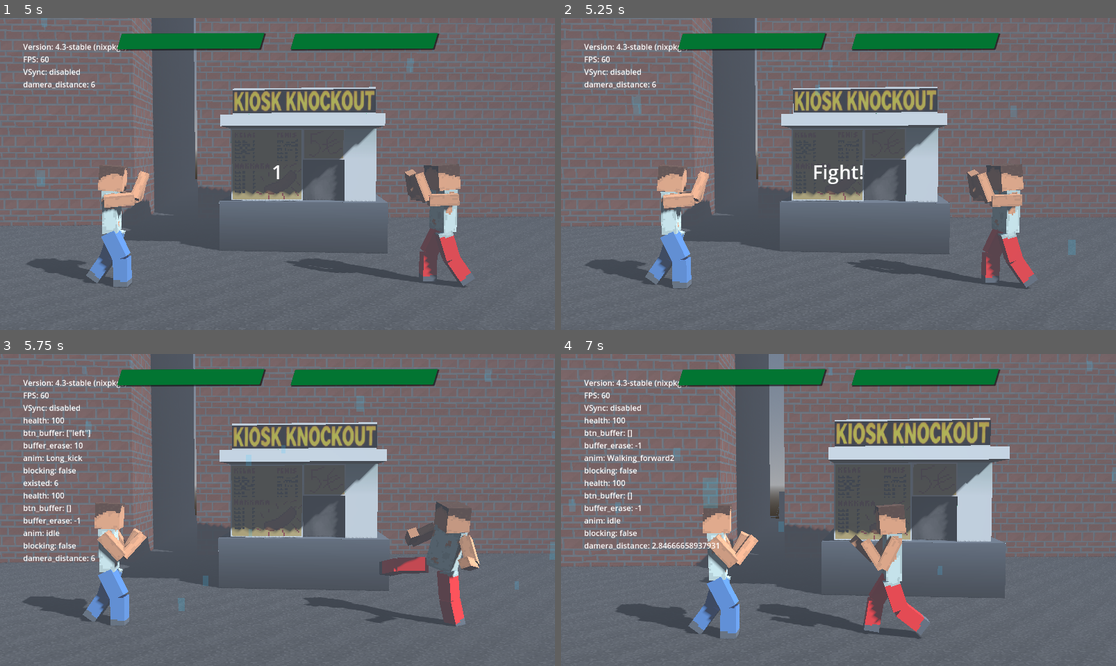
Above: before the commit, frames 1-4 (two rows, left to right).
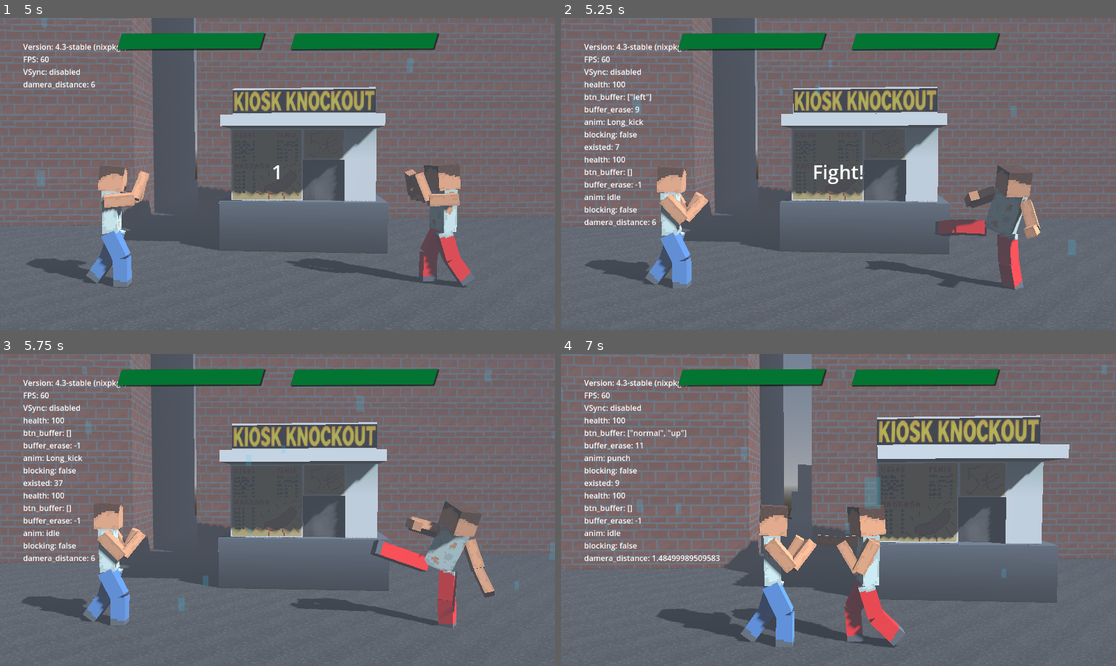
Above: after the commit, the same moments.

Repository: miklaskarjalainen/KioskKnockout
Game: Godot game, scene res://src/scenes/TitleScreen.tscn
The game is run twice, just before and just after one commit, with the same random seed, the same clock (stepped at 60 frames per second) and the same inputs.
Inputs (mouse positions are in pixels of both pictures, inside the frame that each line leads up to):
- Up to frame 1 (5 s): click "Play" at 0.5 s; tap Enter at 1.25 s; move the mouse to (399, 158) at 1.27 s; hold Up (ui_up) 1.28-2 s; click (399, 158) at 1.42 s; click "Play" at 2 s; drag from (166, 189) to (249, 236) at 2.77 s; move the mouse to (333, 105) at 3.52 s; hold Up (ui_up) 3.53-4.25 s; drag from (249, 236) to (111, 127) at 4.27 s
- Up to frame 2 (5.25 s): move the mouse to (1005, 220) at 5.02 s; hold Down (ui_down) from 5.03 s (still down)
- Up to frame 3 (5.75 s): keep holding Down (ui_down)
- Up to frame 4 (7 s): release Down (ui_down) at 5.75 s; drag from (672, 463) to (755, 432) at 5.77 s; move the mouse to (866, 510) at 6.52 s; hold Down (ui_down) from 6.53 s (still down); click (866, 510) at 6.67 s

Frame 1 is identical in both runs. In frame 2, 5.4% of the frame differs, in the area x 4-87%, y 20-88%; in frame 3, 3.6%; in frame 4, 35%, in the area x 0-100%, y 0-95%.

Commit message:
adjust game start timer

Diff:
--- a/src/singletons/Gui.gd
+++ b/src/singletons/Gui.gd
@@ -89,11 +89,11 @@
 	await get_tree().create_timer(1.0 * Engine.time_scale).timeout
 	timer_label.text = "Fight!"
 	Engine.time_scale = 1.0
+	get_tree().paused = false
+	_game_over = false
+
 	await get_tree().create_timer(0.5 * Engine.time_scale).timeout
-
-	get_tree().paused = false
 	timer_label.hide()
-	_game_over = false
 
 func _on_vs_quit_btn_pressed() -> void:
 	get_tree().paused = false
